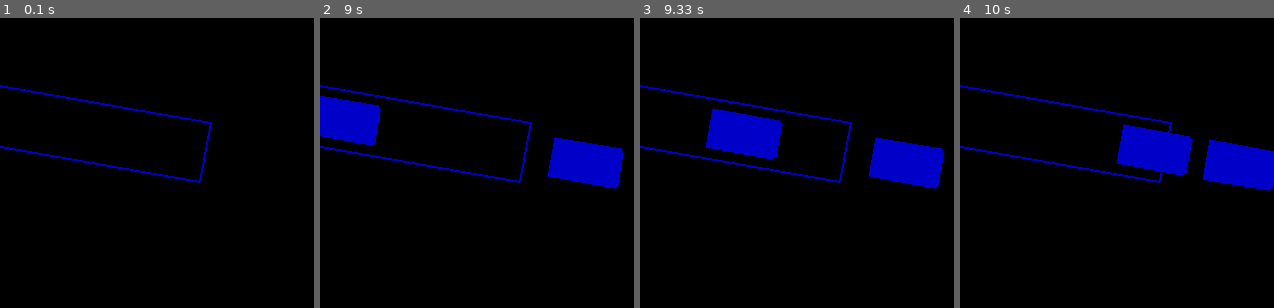
Above: before the commit, frames 1-4 (left to right).
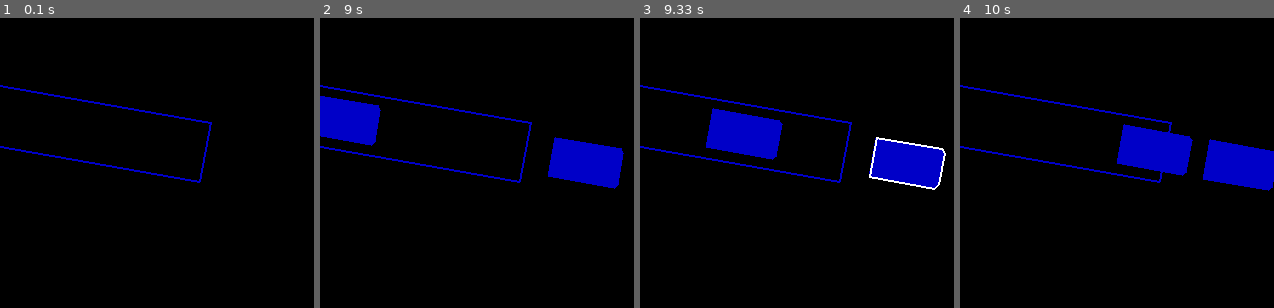
Above: after the commit, the same moments.

Repository: jacob-miller-hq/Intersection-Project
Game: pygame game, started from intersection-game.py
The game is run twice, just before and just after one commit, with the same random seed, the same clock (stepped at 60 frames per second) and the same inputs.
Inputs (mouse positions are % of the whole screen's width and height, from its top left):
- Up to frame 1 (0.1 s): no input
- Up to frame 2 (9 s): press the mouse at (outside the picture) at 0.37 s; move the mouse to (84, 52) at 0.47 s; release the mouse at (64, 57) at 0.6 s; move the mouse to (86, 52) at 8.97 s
- Up to frame 3 (9.33 s): click (86, 52) at 9.02 s; hold Up from 9.3 s (still down)
- Up to frame 4 (10 s): click (45, 14) at 9.38 s; release Up at 9.67 s; hold Right from 9.7 s (still down); click (68, 69) at 9.78 s
The pictures show only the part of the screen within x 47-97%, y 27-77%; the shares and areas given below are measured in that part.

Frames 1-2 are identical in both runs. In frame 3, 0.5% of the frame differs, in the area x 72-98%, y 41-60%; in frame 4, nothing differs.

Commit message:
fix contains/selection code

Diff:
--- a/intersection-game.py
+++ b/intersection-game.py
@@ -46,6 +46,20 @@
     def getEdges(self):
         points = self.getPoints()
         return np.stack([points, np.roll(points, 1, axis=0)], axis=1)
+
+    def contains(self, point):
+        edges = self.getEdges()
+        vecs1 = rotate(self.shape, self.angle)
+        for edge in edges:
+            vec = edge[1] - edge[0]
+            vec /= la.norm(vec)
+
+            projected1 = np.dot(vecs1, vec)
+            projDist = np.dot(point - self.center, vec)
+
+            if projDist > projected1.max() or projDist < projected1.min():
+                return False
+        return True
 
     # implemented the Separating Axis Theorem from here:
     # https://www.metanetsoftware.com/technique/tutorialA.html
@@ -81,7 +95,7 @@
 
     def draw(self, surface):
         points = self.getPoints()
-        pygame.draw.polygon(surface, self.color, points)
+        pygame.draw.polygon(surface, self.color, points, 2)
 
 class Car(Polygon):
     def __init__(self, center=None, angle=0, color=(0, 200, 0), speed=5):
@@ -90,6 +104,7 @@
         self.length = 70
         self.speed = speed
         self.turn = 0
+        self.selected = False
 
         self.ACC = 0.1
         self.BRAKE = 0.3
@@ -108,49 +123,9 @@
             [-0.2, -0.5]
         ]) * [self.length, self.width]
 
-    def contains(self, point):
-        # TODO: potentially redo this to utilize SAT like collision
-        point = np.array(point, dtype='float64')
-        point -= self.center
-        point = rotate(point, -self.angle)
-        point += pygame.math.Vector2(0.2 * self.length, 0.5 * self.width)
-        return point[0] > 0 and point[0] < self.width and point[1] > 0 and point[1] < self.length
-
     def getEdges(self):
         points = rotate(self.shape, self.angle) + self.center
         return np.stack([points, np.roll(points, 1, axis=0)], axis=1)
-
-    # implemented the Separating Axis Theorem from here:
-    # https://www.metanetsoftware.com/technique/tutorialA.html
-    # *Note: Only really works on convex shapes and needs more effort to work with non-polygons
-    def collides(self, o, surface=None):
-        allEdges = np.concatenate((self.getEdges(), o.getEdges()))
-        vecs1 = rotate(self.shape, self.angle)
-        vecs2 = rotate(o.shape, o.angle)
-        for edge in allEdges:
-            vec = edge[1] - edge[0]
-            vec /= la.norm(vec)
-            orthoVec = np.array([vec[1], -vec[0]])
-
-            projected1 = np.dot(vecs1, vec)
-            projected2 = np.dot(vecs2, vec)
-            projDist = np.dot(o.center - self.center, vec)
-
-            # display stuff
-            if DEBUG and surface != None:
-                midCenter = (self.center + o.center) / 2
-                axisCenter = midCenter - 200 * orthoVec
-                axis1 = axisCenter - projDist / 2 * vec
-                axis2 = axisCenter + projDist / 2 * vec
-                # print(vec, vec)
-                pygame.draw.line(surface, (100, 100, 100), midCenter, axisCenter, 1)
-                pygame.draw.line(surface, (100, 100, 100), axis1, axis2, 1)
-                pygame.draw.line(surface, (100, 100, 200), axis1 + projected1.min() * vec, axis1 + projected1.max() * vec, 7)
-                pygame.draw.line(surface, (100, 0, 100), axis2 + projected2.min() * vec, axis2 + projected2.max() * vec, 3)
-
-            if projDist > projected1.max() - projected2.min() or projDist < projected1.min() - projected2.max():
-                return False
-        return True
 
     def update(self, keys=None):
         self.speed *= self.DRAG
@@ -178,7 +153,10 @@
         self.center += velocity
 
     def draw(self, surface):
-        Polygon.draw(self, surface)
+        points = self.getPoints()
+        pygame.draw.polygon(surface, self.color, points)
+        if self.selected:
+            pygame.draw.polygon(surface, (255, 255, 255), points, 2)
         if DEBUG:
             direction = rotate(np.array([1, 0]), self.angle)
             velocity = self.speed * direction
@@ -208,10 +186,6 @@
             self.spawnTick = np.random.randint(self.spawnMin, self.spawnMax+1)
         return 0
 
-    def draw(self, surface):
-        points = self.getPoints()
-        pygame.draw.polygon(surface, self.color, points, 2)
-
     def spawn(self):
         # TODO: fix spawning/pushing bug?
         self.carList.append(Car(self.spawnPoint.copy(), self.angle, self.color, self.speed))
@@ -231,12 +205,6 @@
                 self.carList.remove(car)
                 total += 1
         return total
-
-
-
-    def draw(self, surface):
-        points = self.getPoints()
-        pygame.draw.polygon(surface, self.color, points, 2)
 
 class IntersectionGame:
     def __init__(self):
@@ -261,10 +229,13 @@
                 elif event.type == pygame.MOUSEBUTTONDOWN:
                     # self.mouse[event.button] = True
                     # self.mouse[0] = event.pos
-                    self.selectedCar = None
+                    if not self.selectedCar is None:
+                        self.selectedCar.selected = False
+                        self.selectedCar = None
                     for car in self.cars:
                         if car.contains(event.pos):
                             self.selectedCar = car
+                            self.selectedCar.selected = True
 
                 # elif event.type == pygame.MOUSEBUTTONUP:
                 #     self.mouse[event.button] = False
